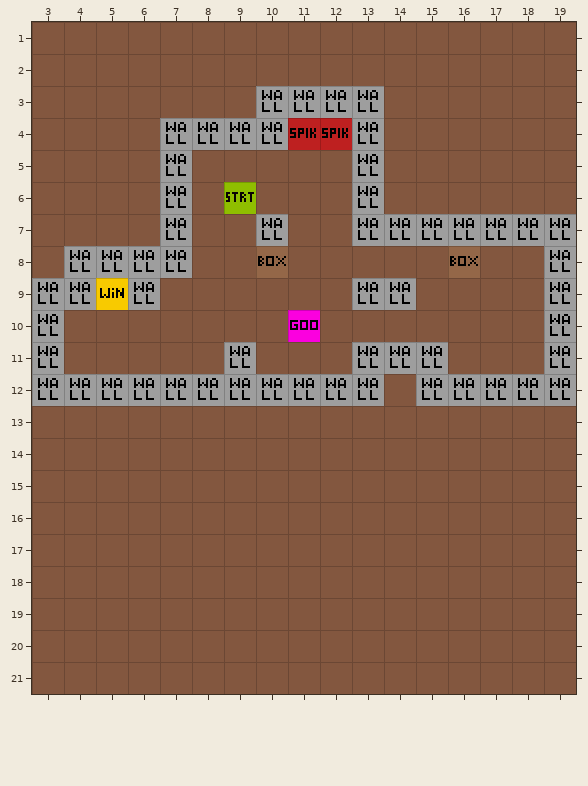
Level history. Tiled map: assets/maps/Level_Goo04.tmx. This is how it looked before the edit.
Cells are 16x16 px. Shown: x 3..19, y 1..21. The old version is drawn lined up with the new one.
After the commit:
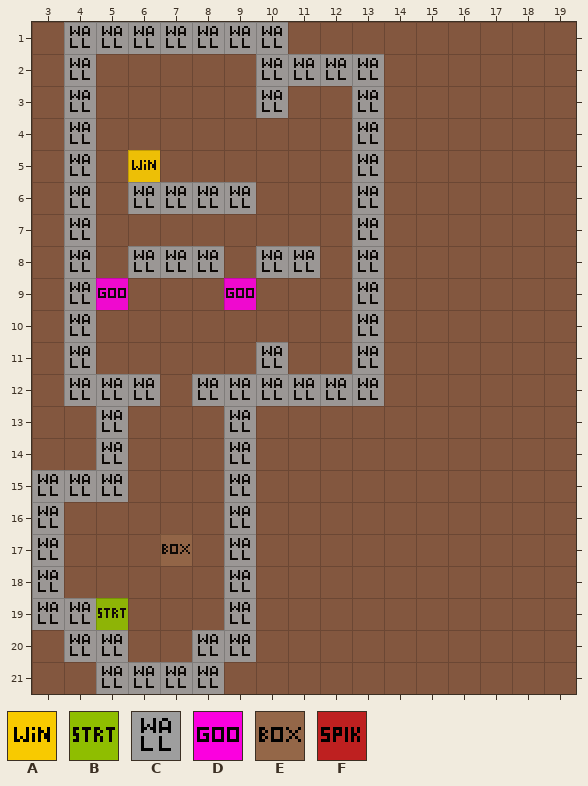
Key: from "GameplayTileset": A 0, B 1, C 2, D 5, E 10, F 16.
_ is an empty cell.
From the commit log: upgraded Level_Goo4 (finished)
What changed:
{"change": "map size 32x32 -> 16x24 cells (old content now starts at -5,-11; both pictures use the new coordinates)"}
{"change": "layer \"Gameplay\" opacity 100% -> 90%"}
{"where": "layer \"Gameplay\""}
{"y":1,"x":4,"old":"_______","new":"CCCCCCC"}
{"y":2,"x":4,"old":"_","new":"C"}
{"y":2,"x":10,"old":"____","new":"CCCC"}
{"y":3,"x":4,"old":"_","new":"C"}
{"y":3,"x":11,"old":"CC","new":"__"}
{"y":4,"x":4,"old":"_","new":"C"}
{"y":4,"x":7,"old":"CCCCFF","new":"______"}
{"y":5,"x":4,"old":"_","new":"C"}
{"y":5,"x":6,"old":"_C","new":"A_"}
{"y":6,"x":4,"old":"_","new":"C"}
{"y":6,"x":6,"old":"_","new":"C"}
{"y":6,"x":8,"old":"_B","new":"CC"}
{"y":7,"x":4,"old":"_","new":"C"}
{"y":7,"x":7,"old":"C","new":"_"}
{"y":7,"x":10,"old":"C","new":"_"}
{"y":7,"x":14,"old":"CCCCCC","new":"______"}
{"y":8,"x":5,"old":"C","new":"_"}
{"y":8,"x":8,"old":"_","new":"C"}
{"y":8,"x":10,"old":"E_","new":"CC"}
{"y":8,"x":13,"old":"_","new":"C"}
{"y":8,"x":16,"old":"E","new":"_"}
{"y":8,"x":19,"old":"C","new":"_"}
{"y":9,"x":3,"old":"C","new":"_"}
{"y":9,"x":5,"old":"AC","new":"D_"}
{"y":9,"x":9,"old":"_","new":"D"}
{"y":9,"x":14,"old":"C","new":"_"}
{"y":9,"x":19,"old":"C","new":"_"}
{"y":10,"x":3,"old":"C_","new":"_C"}
{"y":10,"x":11,"old":"D","new":"_"}
{"y":10,"x":13,"old":"_","new":"C"}
{"y":10,"x":19,"old":"C","new":"_"}
{"y":11,"x":3,"old":"C_","new":"_C"}
{"y":11,"x":9,"old":"C_","new":"_C"}
{"y":11,"x":14,"old":"CC","new":"__"}
{"y":11,"x":19,"old":"C","new":"_"}
{"y":12,"x":3,"old":"C","new":"_"}
{"y":12,"x":7,"old":"C","new":"_"}
{"y":12,"x":15,"old":"CCCCC","new":"_____"}
{"y":13,"x":5,"old":"_","new":"C"}
{"y":13,"x":9,"old":"_","new":"C"}
{"y":14,"x":5,"old":"_","new":"C"}
{"y":14,"x":9,"old":"_","new":"C"}
{"y":15,"x":3,"old":"___","new":"CCC"}
{"y":15,"x":9,"old":"_","new":"C"}
{"y":16,"x":3,"old":"_","new":"C"}
{"y":16,"x":9,"old":"_","new":"C"}
{"y":17,"x":3,"old":"_","new":"C"}
{"y":17,"x":7,"old":"_","new":"E"}
{"y":17,"x":9,"old":"_","new":"C"}
{"y":18,"x":3,"old":"_","new":"C"}
{"y":18,"x":9,"old":"_","new":"C"}
{"y":19,"x":3,"old":"___","new":"CCB"}
{"y":19,"x":9,"old":"_","new":"C"}
{"y":20,"x":4,"old":"__","new":"CC"}
{"y":20,"x":8,"old":"__","new":"CC"}
{"y":21,"x":5,"old":"____","new":"CCCC"}
